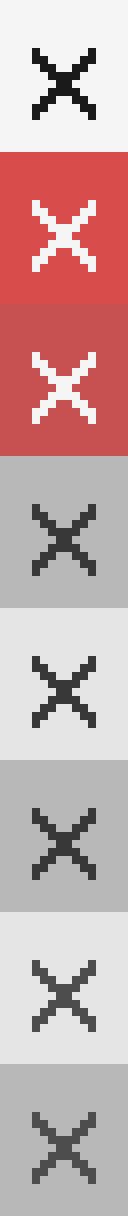
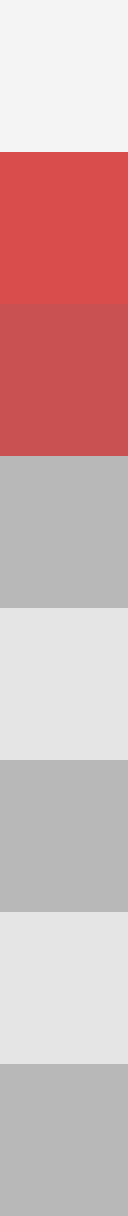
Comparing the layer stacks of the two 128px x 1216px images. Changes:
painted on "Background copy 2" over [32, 48, 96, 1184]
